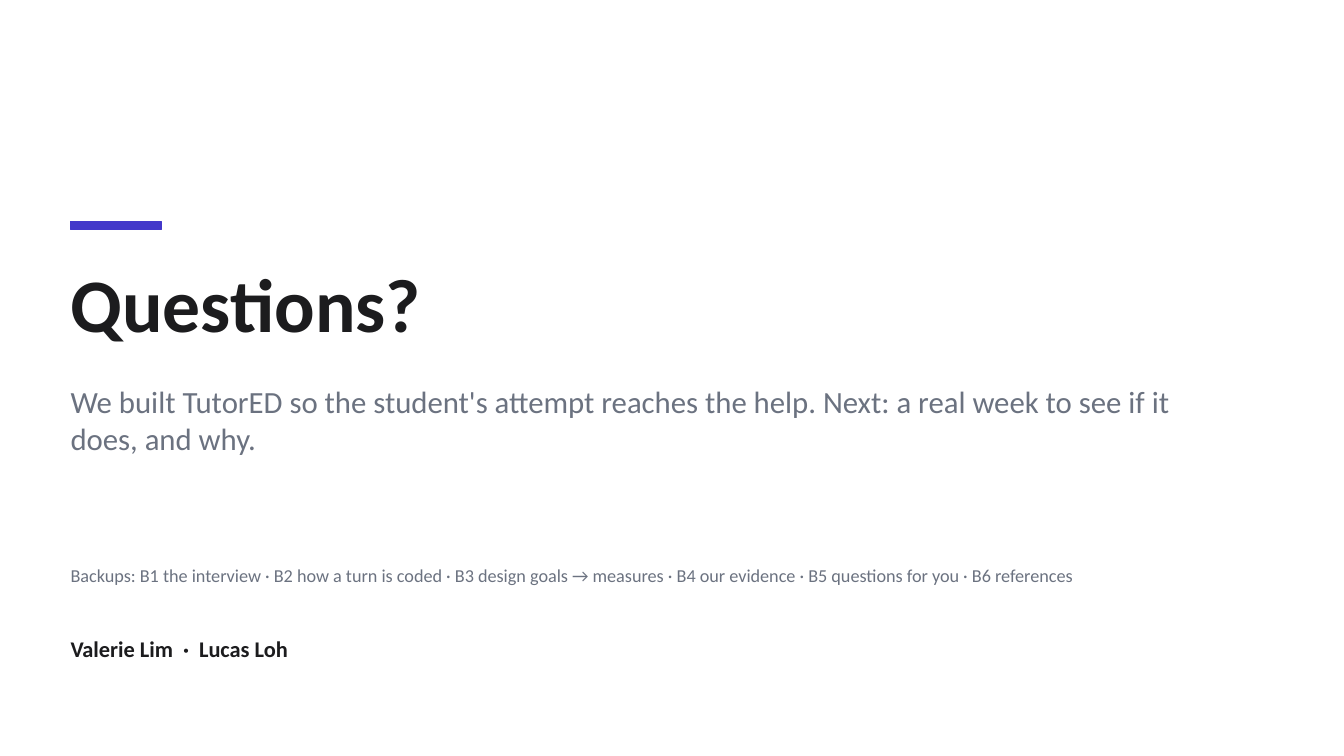
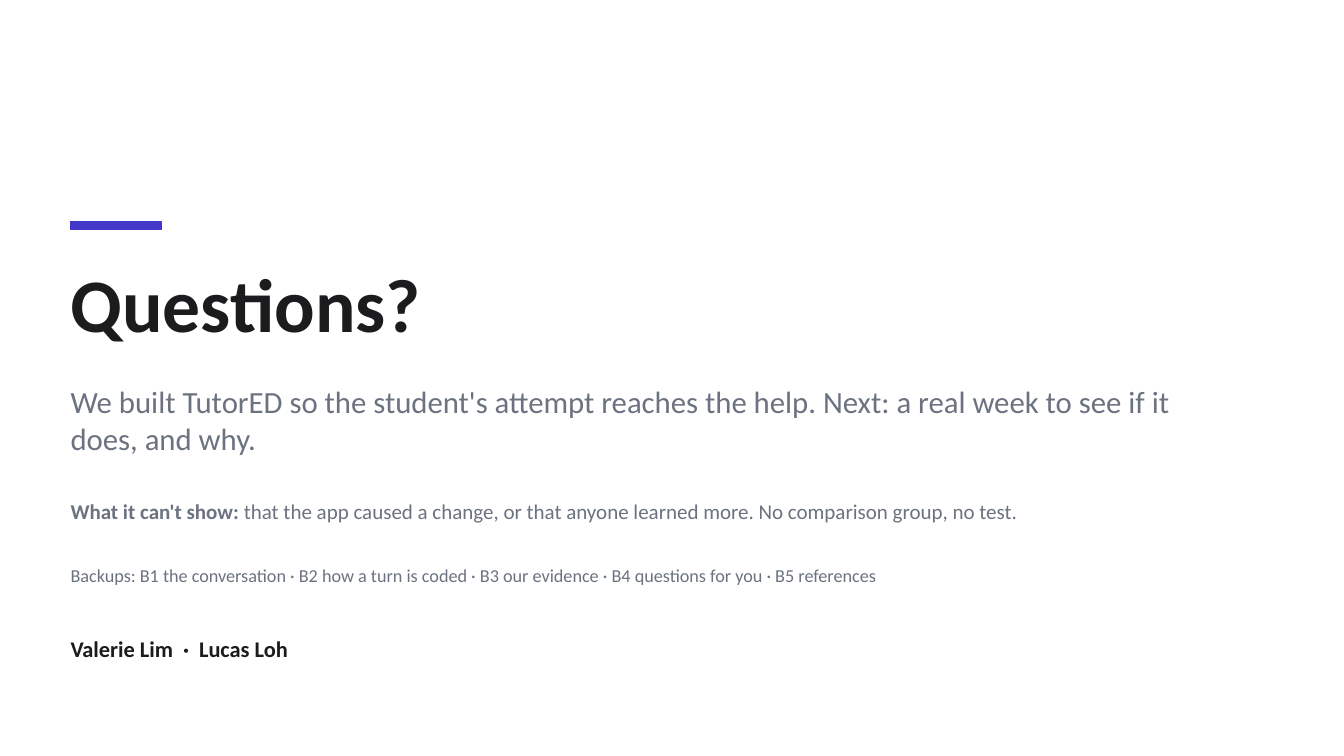
Before and after one commit to lucasisnotcool/ChatterED, a slide deck: slide 7 of docs/group/final-presentation/UserStudy_Lucas.pptx (slide 13 before the commit). Drawn at 1344x756 pixels with LibreOffice and Linux fonts; fonts in the diff are those of the drawing. Boxes give left, top, right and bottom in pixels: in the first picture for what was removed or moved away, otherwise in the second. Text is boxed around its words. In the diff, an @@ line names an element or a change of style, - is before the commit and + after.

```diff
--- a/docs/group/final-presentation/UserStudy_Lucas.pptx
+++ b/docs/group/final-presentation/UserStudy_Lucas.pptx
@@ text added at <box>71,504,1017,523</box>, 15 pt, text #6B7280 @@
+What it can't show: that the app caused a change, or that anyone learned more. No comparison group, no test.
@@ text at <box>71,569,876,585</box>: text changed @@
-Backups: B1 the interview · B2 how a turn is coded · B3 design goals → measures · B4 our evidence · B5 questions for you · B6 references
+Backups: B1 the conversation · B2 how a turn is coded · B3 our evidence · B4 questions for you · B5 references
```
Also in this commit, not shown: 6 other slides changed, 2 slides added, 9 slides removed.
